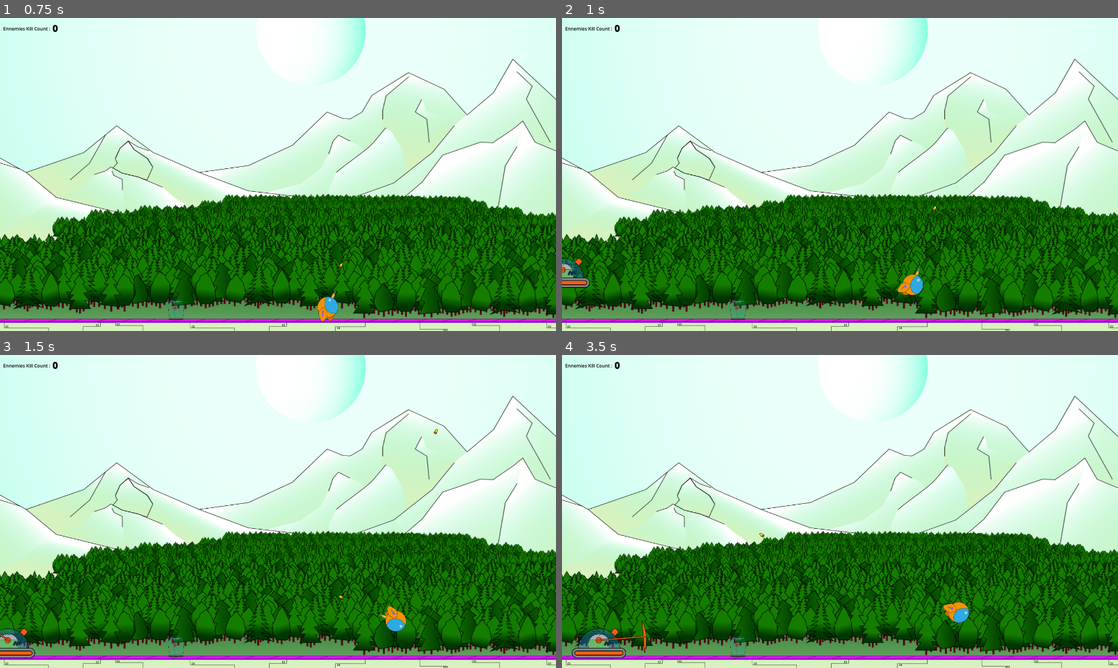
Above: before the commit, frames 1-4 (two rows, left to right).
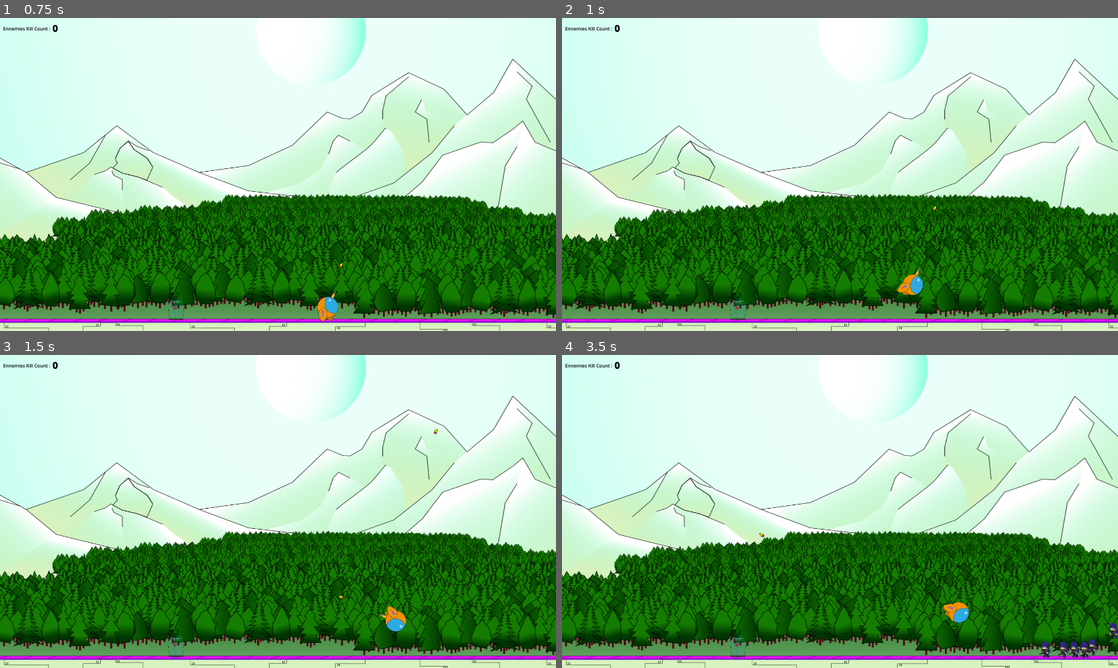
Above: after the commit, the same moments.

Repository: Jeremiejade/rose
Game: Godot game, scene res://scenes/Level/level.tscn
Two runs of this game, one before a commit and one after it. Both use one fixed random seed, a clock stepped at 60 frames per second and the inputs below. This scene is started directly instead of the project's main scene.
Inputs (mouse positions are in pixels of both pictures, inside the frame that each line leads up to):
- Up to frame 1 (0.75 s): tap Enter at 0.5 s; move the mouse to (400, 158) at 0.52 s; hold D (move_right) from 0.53 s (still down); click (400, 158) at 0.6 s
- Up to frame 2 (1 s): keep holding D (move_right); tap Space (jump) at 0.77 s
- Up to frame 3 (1.5 s): keep holding D (move_right); move the mouse to (166, 527) at 1.27 s; click (166, 527) at 1.35 s
- Up to frame 4 (3.5 s): tap Space (jump) at 1.52, 3.02 s; move the mouse to (895, 442) at 2.02 s; release D (move_right) at 2.03 s; hold A (move_left) 2.03-2.78 s; click (895, 442) at 2.1 s; move the mouse to (812, 574) at 2.77 s; hold D (move_right) from 2.78 s (still down); click (812, 574) at 2.85 s

Frame 1 is identical in both runs. In frame 2, 0.4% of the frame differs, in the area x 0-5%, y 76-87%; in frame 3, 0.5%; in frame 4, 1.2%, in the area x 1-100%, y 84-97%.

Commit message:
improve spawner

Diff:
--- a/scenes/Level/level.gd
+++ b/scenes/Level/level.gd
@@ -8,42 +8,92 @@
 var ennemyKillCount = 0;
 
 var LIMIT_SPAWN = {
-	"tank": 1,
-	"crs": 0
+	"tank_0": 6,
+	"crs": -1
 }
 var SPAWN_ENEMIES_COUNT = {
-	"tank": 0,
+	"tank_0": 0,
 	"crs": 0
 }
 
-func addCrs(parent: Node2D):
+var ENEMIES_KILL_COUNT = {
+	"tank_0": 0,
+	"crs": 0
+}
+
+var ADD_ENNEMY_FCT = {
+	"tank_0": addTank0,
+	"crs": addCrs
+}
+
+const ROUND_1 = [
+	{
+		"name": 'tank_0',
+		"spawnCondition": [
+			{
+				"name": 'crs',
+				"kill": 10
+			}
+		],
+		"currentSpawn": 1,
+		"rng": 10
+	},
+	{
+		"name": 'crs',
+		"currentSpawn": 10,
+		"rng": 2,
+		"spawnCondition": []
+	}
+]
+
+func addEnnemyByName(enemyName: String, parent: Node2D):
+	var positionAndDirection = getSpawnerPosition()
+
+	if(enemyName == 'crs'):
+		addRangeCrs(3, parent, positionAndDirection)
+	if(enemyName == 'tank_0'):
+		addTank0(parent, positionAndDirection)
+
+func addRangeCrs(total: int, parent: Node2D, positionAndDirection):
+	var pAndD = positionAndDirection
+	for index in total:
+		await get_tree().create_timer(index * 0.1).timeout
+		pAndD[1].x = pAndD[1].x + (50 -pAndD[0])
+		addCrs(parent, pAndD)
+
+func addCrs(parent: Node2D, positionAndDirection):
 	if SPAWN_ENEMIES_COUNT.crs == LIMIT_SPAWN.crs and LIMIT_SPAWN.crs != -1: return
 	var crs = CRS.instantiate()
-	addEnnemy(parent, crs, 0.4)
+	addEnnemy(parent, crs, positionAndDirection, 0.4)
 	crs.connect('on_death', enemieKillCounter)
 	crs.connect('on_death', $rose.pumpBlood)
 
 	SPAWN_ENEMIES_COUNT.crs += 1
 
-func addTank0(parent: Node2D):
-	if ennemyKillCount < 0: return
-	if SPAWN_ENEMIES_COUNT.tank == LIMIT_SPAWN.tank and LIMIT_SPAWN.tank != -1: return
+func addTank0(parent: Node2D, positionAndDirection):
+	if SPAWN_ENEMIES_COUNT.tank_0 == LIMIT_SPAWN.tank_0 and LIMIT_SPAWN.tank_0 != -1: return
 	var tank = TANK_0.instantiate()
-	addEnnemy(parent, tank, 0.3)
+	addEnnemy(parent, tank, positionAndDirection, 0.3)
 	tank.connect('on_death', enemieKillCounter)
-	SPAWN_ENEMIES_COUNT.tank += 1
+	SPAWN_ENEMIES_COUNT.tank_0 += 1
 
-func addEnnemy(parent: Node2D, enemy: Node2D, scaling: float = 1):
-	var positionAndDirection = getSpawnerPosition()
+func addEnnemy(parent: Node2D, enemy: Node2D, positionAndDirection, scaling: float = 1):
 	enemy.direction = positionAndDirection[0]
 	enemy.position = positionAndDirection[1]
 	enemy.scale.x = scaling
 	enemy.scale.y = scaling
 	parent.add_child(enemy)
 
-func enemieKillCounter(_pos, _tar):
+func enemieKillCounter(_pos, tar):
 	ennemyKillCount += 1
-	$CanvasLayer/SkillCountText2.text = str('[color=black][b][font_size=30]',ennemyKillCount,'[/font_size][/b][/color]' )
+	ENEMIES_KILL_COUNT[tar.NAME] += 1
+	var score := '[color=black][b][font_size=20]';
+	var  ENEMIES_KILL_NAMES = ENEMIES_KILL_COUNT.keys();
+	var  ENEMIES_KILL_COUNT_VALUES = ENEMIES_KILL_COUNT.values();
+	for index in ENEMIES_KILL_NAMES.size():
+		score += (str(ENEMIES_KILL_NAMES[index]) + ' : ' + str(ENEMIES_KILL_COUNT_VALUES[index])+ '\n')
+		print(score)
+	$CanvasLayer/SkillCountText2.text =str(score, '[/font_size][/b][/color]')
 
 func getSpawnerPosition():
 	random = rng.randf_range(-1, 1)
@@ -51,11 +101,23 @@
 		return [1, $SpawnerLeft.position]
 	return [-1, $SpawneryRight.position]
 
-
+func completeSpawnCondition(spawnCondition):
+	return ENEMIES_KILL_COUNT[spawnCondition.name] >= spawnCondition.kill
 
 func _on_spawner_timer_timeout() -> void:
-	var rand = rng.randf_range(-1, 1)
-	if rand > 0 :
-		addCrs(self)
-		return
-	addTank0(self)
+	# force
+	# addCrs(self)
+	# addTank0(self)
+	# return
+
+	for instruction in ROUND_1:
+		if(instruction.spawnCondition.size() > 0):
+			if(!instruction.spawnCondition.all(completeSpawnCondition)):
+				continue
+		var curentSpawn = SPAWN_ENEMIES_COUNT[instruction.name] - ENEMIES_KILL_COUNT[instruction.name]
+		if(curentSpawn >= instruction.currentSpawn):
+			continue
+
+		var rand = rng.randf_range(0, instruction.rng);
+		if(rand <= 1):
+			addEnnemyByName(instruction.name, self)
--- a/scenes/Level/level.tscn
+++ b/scenes/Level/level.tscn
@@ -137,10 +137,10 @@
 shape = SubResource("RectangleShape2D_vlvsn")
 
 [node name="SpawnerLeft" type="Node2D" parent="." unique_id=1963723707]
-position = Vector2(449, 929)
+position = Vector2(-197, 947)
 
 [node name="SpawneryRight" type="Node2D" parent="." unique_id=747254746]
-position = Vector2(1588, 947)
+position = Vector2(2218, 939)
 
 [node name="SpawnerTimer" type="Timer" parent="." unique_id=1069759113]
 autostart = true
@@ -159,8 +159,8 @@
 [node name="SkillCountText2" type="RichTextLabel" parent="CanvasLayer" unique_id=960001915]
 offset_left = 181.0
 offset_top = 15.0
-offset_right = 489.0
-offset_bottom = 57.0
+offset_right = 524.0
+offset_bottom = 285.0
 bbcode_enabled = true
 text = "[color=black][b][font_size=30]0[/font_size][/b][/color]"
 scroll_active = false
--- a/scenes/enemies/enemy_crs.gd
+++ b/scenes/enemies/enemy_crs.gd
@@ -1,5 +1,6 @@
 extends CharacterBody2D
 
+const NAME = 'crs'
 var SPEED := 100
 var state := 'walk'
 var originAttackType := ""
--- a/scenes/enemies/tank_0.gd
+++ b/scenes/enemies/tank_0.gd
@@ -2,6 +2,7 @@
 
 var SPEED := 50
 const SHIELD_SPEED := PI/150
+const NAME = 'tank_0'
 
 @export var health := 30
 @export var shieldHealth := 150
@@ -18,6 +19,8 @@
 
 func _ready() -> void:
 	$Body.scale.x  = -direction * $Body.scale.x
+	if(direction > 0):
+		$Tank0Shield.rotation = PI
 
 
 func _physics_process(delta: float) -> void:
@@ -38,10 +41,10 @@
 	handleAnimation()
 	canAttack()
 	if shieldHealth > 0:
-		handlePositionShield(delta)
+		handlePositionShield()
 	move_and_slide()
 
-func handlePositionShield(delta):
+func handlePositionShield():
 	var player = gameConfig.player;
 	var shield = $Tank0Shield
 	if !player: return
